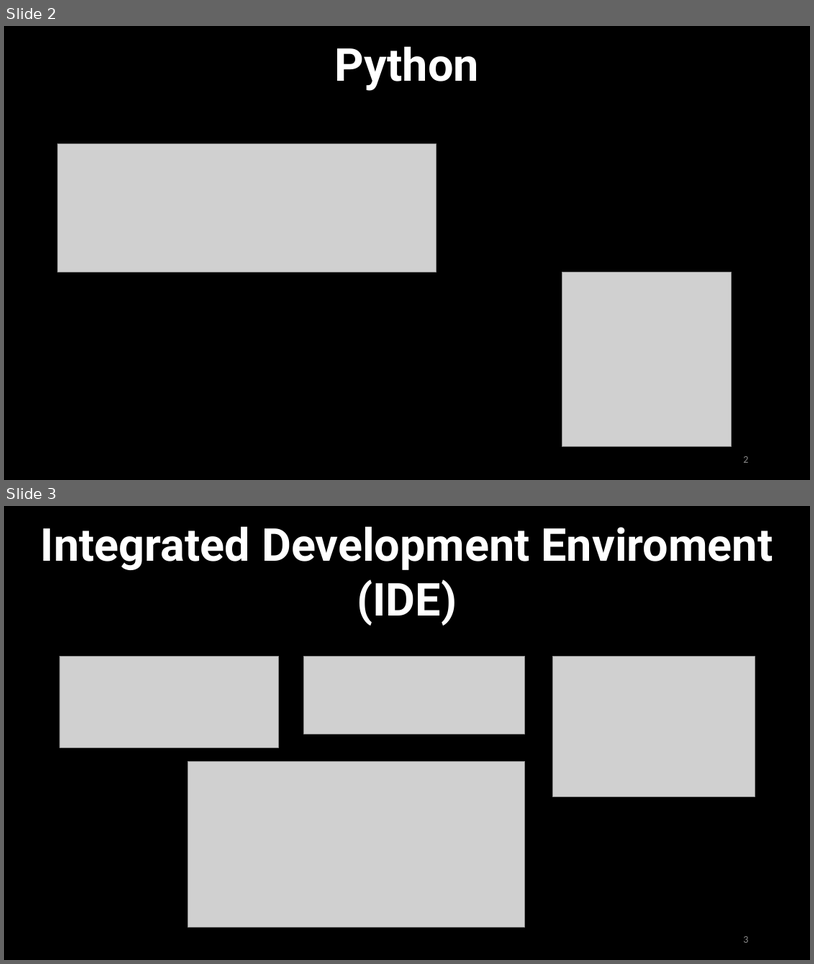
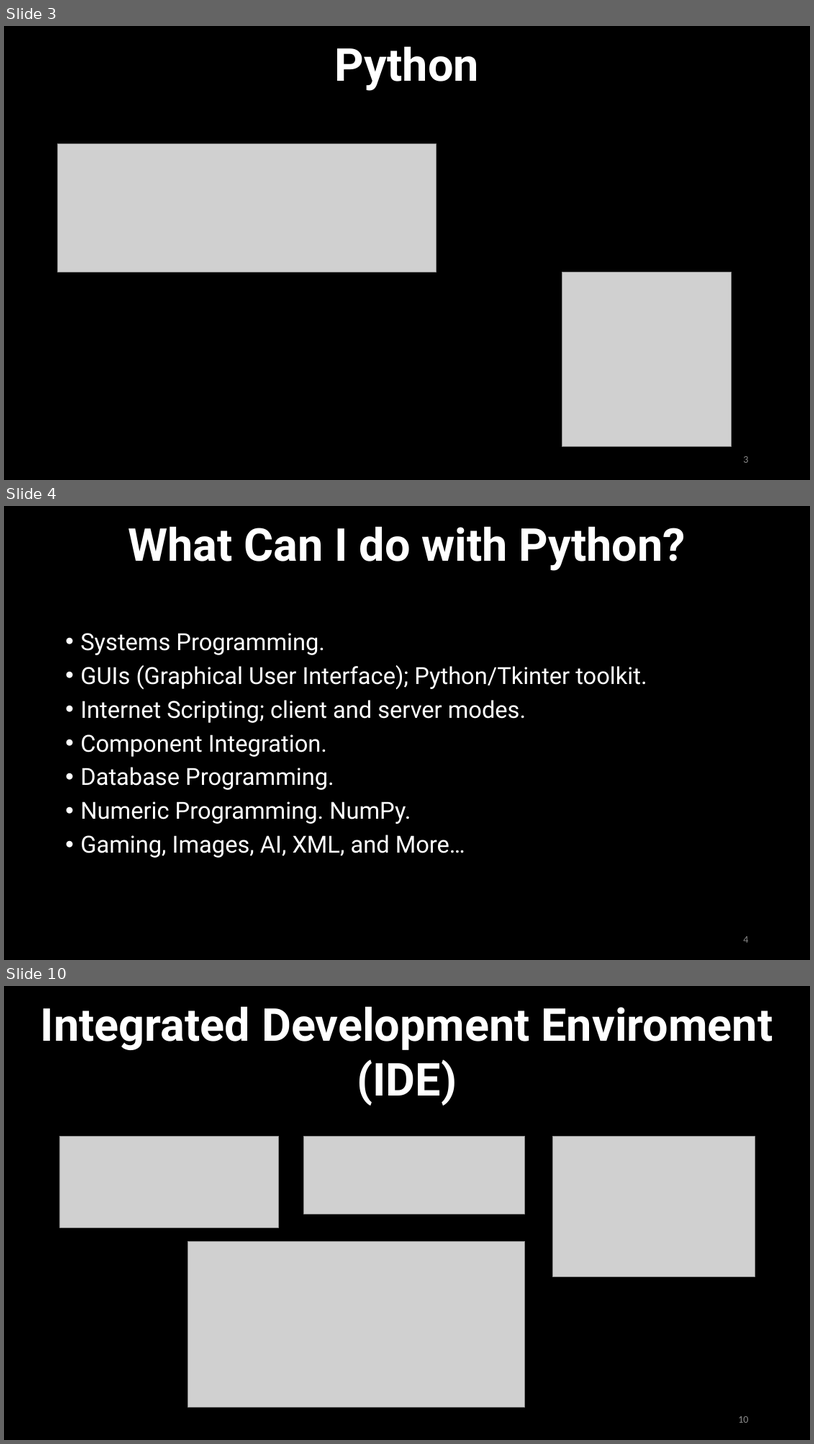
Before and after one commit to urcuqui/WhiteHat, a slide deck: Presentations/Club Hack1ng/Clase13-Python(23,10,2017).pptx. Shown one above the other, each under a label of ours: slides 2 and 3 before the commit, slides 3, 4 and 10 after it; the slides between them are not shown. The pictures are 814x964 and 814x1444 pixels, drawn with LibreOffice and Linux fonts; fonts in the diff are those of the drawing; grey boxes stand for pictures. Boxes give left, top, right and bottom in pixels: in the first picture for what was removed or moved away, otherwise in the second. Text is boxed around its words. In the diff, an @@ line names an element or a change of style, - is before the commit and + after.

Commit message:
Introduction to Python

```diff
--- a/Presentations/Club Hack1ng/Clase13-Python(23,10,2017).pptx
+++ b/Presentations/Club Hack1ng/Clase13-Python(23,10,2017).pptx
@@ slide 4 added at (4, 506, 810, 960), background #000000 @@
@@ text added at (129, 526, 685, 571), 54 pt, text #FFFFFF, bold @@
+What Can I do with Python?
@@ text added at (80, 633, 647, 857), 28 pt, text #FFFFFF @@
+• Systems Programming.
+• GUIs (Graphical User Interface); Python/Tkinter toolkit.
+• Internet Scripting; client and server modes.
+• Component Integration.
+• Database Programming.
+• Numeric Programming. NumPy.
+• Gaming, Images, AI, XML, and More…
@@ page number added at (743, 936, 748, 942), 12 pt, text #8C8C8C @@
+4
@@ what was slide 2 is now slide 3 @@
@@ what was slide 3 is now slide 10 @@
@@ page number at (738, 1416, 748, 1422): text changed @@
-3
+10
```
Also in this commit, not shown: 7 other slides added, 2 slides removed, 1 other file.
